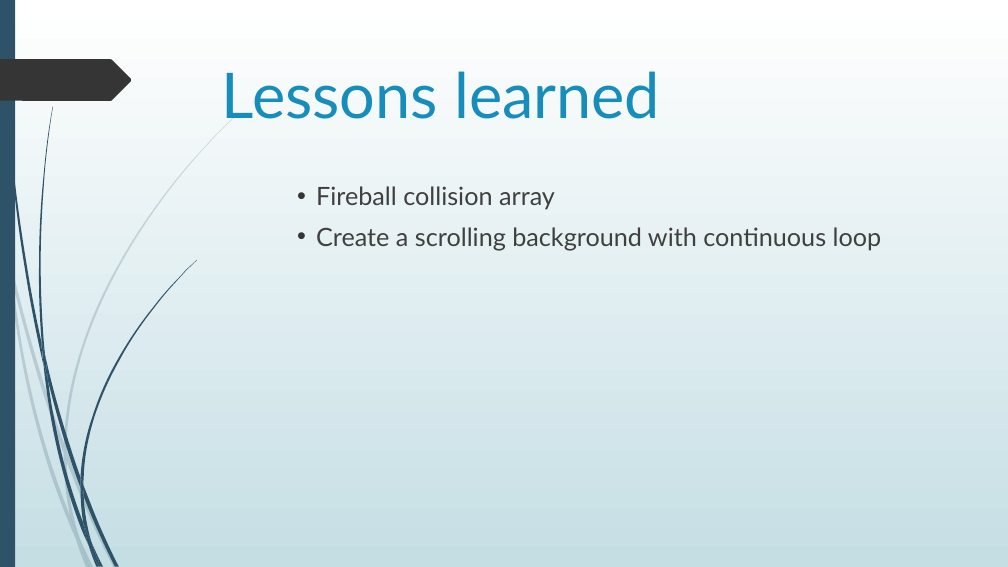
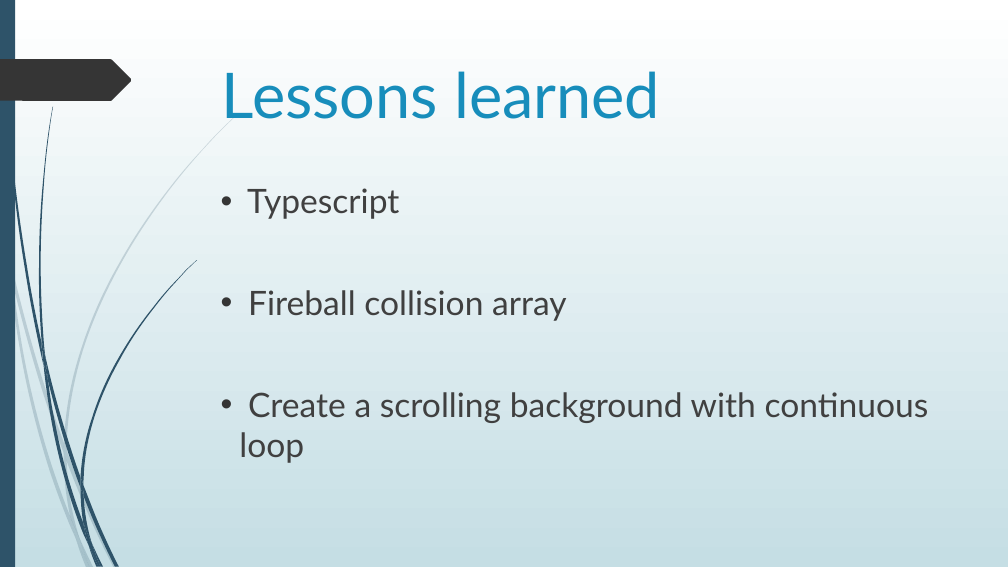
Before and after one commit to DKrein/COMP397-FinalProject, a slide deck: slide 11 of Doc/Presentation.pptx. Drawn at 1008x567 pixels with LibreOffice and Linux fonts; fonts in the diff are those of the drawing. Boxes give left, top, right and bottom in pixels: in the first picture for what was removed or moved away, otherwise in the second. Text is boxed around its words. In the diff, an @@ line names an element or a change of style, - is before the commit and + after.

```diff
--- a/Doc/Presentation.pptx
+++ b/Doc/Presentation.pptx
@@ text "Typescript": place and size @@
-text "Typescript" at [316, 186, 882, 250]
+text "Typescript" at [239, 188, 929, 463]
@@ text at [247, 188, 399, 219]: paragraph added @@
+    • Typescript
@@ text at [239, 290, 929, 463]: size 24 to 32 pt in "Fireball collision array", "Create a scrolling background with continuous loop" @@
```
Also in this commit, not shown: 3 other slides changed, 2 slides added.
